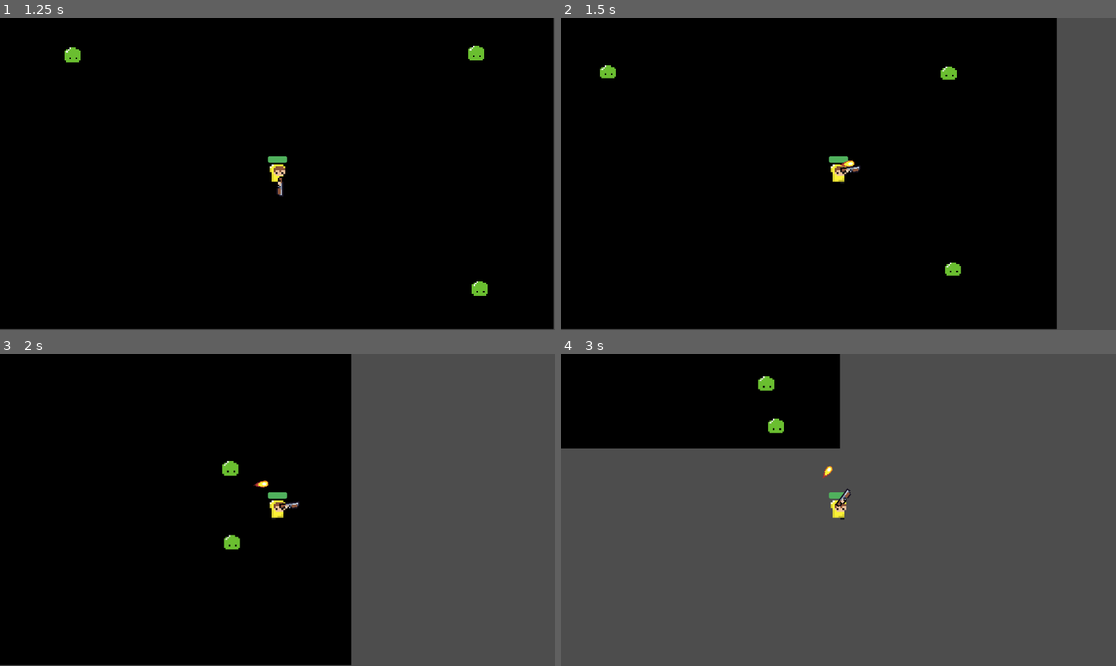
Above: before the commit, frames 1-4 (two rows, left to right).
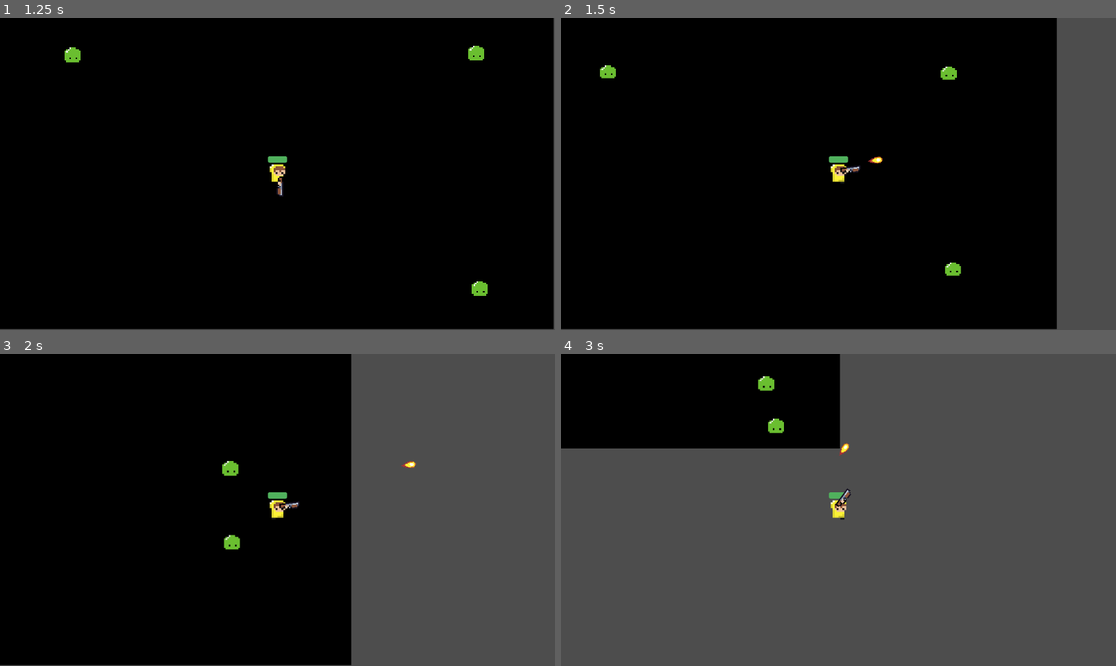
Above: after the commit, the same moments.

Repository: CodeWaffl3/GWJ71_HS_24
Game: Godot game, scene res://Scenes/main.tscn
Two runs of this game, one before a commit and one after it. Both use one fixed random seed, a clock stepped at 60 frames per second and the inputs below.
Inputs (mouse positions are in pixels of both pictures, inside the frame that each line leads up to):
- Up to frame 1 (1.25 s): click "Start" at 0.5 s
- Up to frame 2 (1.5 s): move the mouse to (960, 158) at 1.27 s; hold D (move_right) from 1.28 s (still down); click (960, 158) at 1.35 s
- Up to frame 3 (2 s): keep holding D (move_right)
- Up to frame 4 (3 s): move the mouse to (727, 525) at 2.02 s; release D (move_right) at 2.03 s; hold S (move_down) 2.03-2.78 s; tap E (sleep) at 2.1 s; move the mouse to (894, 441) at 2.77 s; hold D (move_right) from 2.78 s (still down); click (894, 441) at 2.85 s

Frame 1 is identical in both runs. In frame 2, less than 0.1% of the frame differs, in the area x 50-58%, y 44-48%; in frame 3, less than 0.1%, in the area x 45-75%, y 34-43%; in frame 4, less than 0.1%.

Commit message:
Arreglada velocidad de las balas

Diff:
--- a/Scripts/bullet.gd
+++ b/Scripts/bullet.gd
@@ -1,8 +1,12 @@
 extends Area2D
 
-@export var speed = 500
+@export var speed = 1000
 @export var range = 1200
 var travelled_distance = 0
+
+func _ready():
+	if is_in_group("bad_bullets"):
+		speed = speed / 2
 
 func _physics_process(delta):
 	var direction = Vector2.RIGHT.rotated(rotation)
